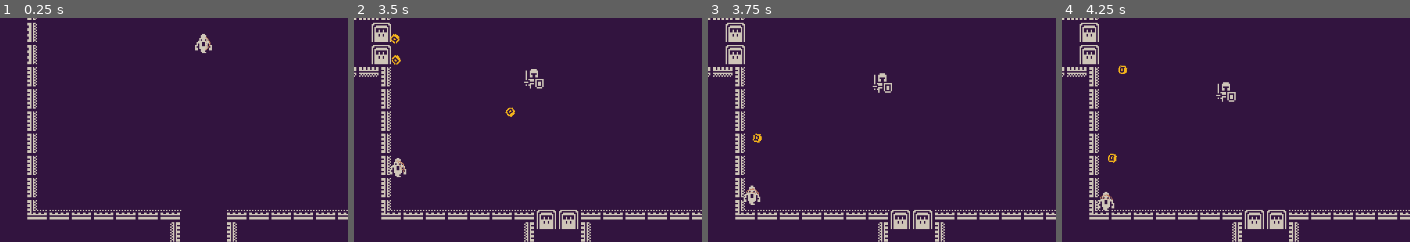
Above: before the commit, frames 1-4 (left to right).
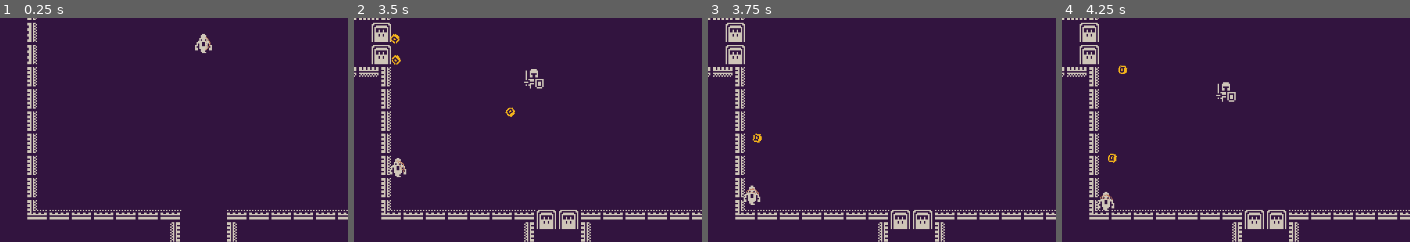
Above: after the commit, the same moments.

Repository: efredericks/gp-roguelite
Game: Godot game, scene res://scenes/main.tscn
The game is run twice, just before and just after one commit, with the same random seed, the same clock (stepped at 60 frames per second) and the same inputs.
Inputs (mouse positions are % of the whole screen's width and height, from its top left):
- Up to frame 1 (0.25 s): no input
- Up to frame 2 (3.5 s): tap Enter at 0.5 s; move the mouse to (48, 70) at 0.52 s; press the mouse at (48, 70) at 0.53 s; hold W (move_up) 0.53-2.03 s; move the mouse to (88, 65) at 1.27 s; release the mouse at (88, 65) at 1.28 s; click (88, 65) at 1.35 s; move the mouse to (20, 35) at 2.02 s; press the mouse at (20, 35) at 2.03 s; hold A (move_left) from 2.03 s (still down); move the mouse to (60, 50) at 2.77 s; release the mouse at (60, 50) at 2.78 s; click (60, 50) at 2.85 s
- Up to frame 3 (3.75 s): move the mouse to (37, 25) at 3.52 s; release A (move_left) at 3.53 s; press the mouse at (37, 25) at 3.53 s; hold S (move_down) from 3.53 s (still down)
- Up to frame 4 (4.25 s): keep holding S (move_down)
The pictures show only the part of the screen within x 25-75%, y 44-94%; the shares and areas given below are measured in that part.

Frames 1-2 are identical in both runs. In frame 3, 0.2% of the frame differs, in the area x 47-53%, y 24-34%; in frame 4, nothing differs.

Commit message:
damage flash

Diff:
--- a/scripts/enemy.gd
+++ b/scripts/enemy.gd
@@ -54,6 +54,8 @@
 	player.take_damage(attack_damage)
 
 func take_damage(damage: int):
+	_damage_flash()
+
 	currHP -= damage
 	if currHP <= 0:
 		die()
@@ -61,3 +63,8 @@
 func die():
 	GlobalSignals.OnDefeatEnemy.emit(self)
 	queue_free()
+
+func _damage_flash():
+	visible = false
+	await get_tree().create_timer(0.07).timeout
+	visible = true
--- a/scripts/player.gd
+++ b/scripts/player.gd
@@ -52,6 +52,8 @@
 	move_and_slide()
 
 func take_damage(amount: int) -> void:
+	_damage_flash()
+
 	currHP -= amount
 	GlobalSignals.OnPlayerUpdateHealth.emit(currHP, maxHP)
 	if currHP <= 0:
@@ -83,3 +85,8 @@
 		proj.rotation = weapon_origin.rotation
 	else:
 		proj.rotation_degrees = rad_to_deg(dir.angle()) + 90
+
+func _damage_flash():
+	visible = false
+	await get_tree().create_timer(0.07).timeout
+	visible = true
